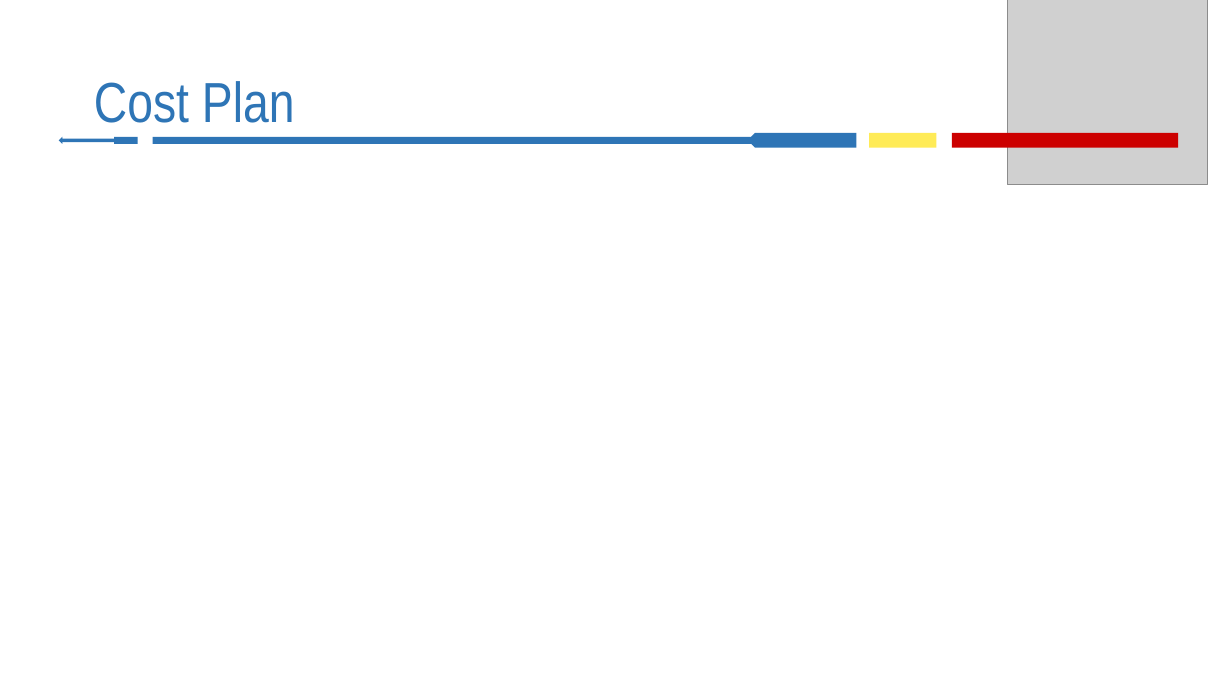
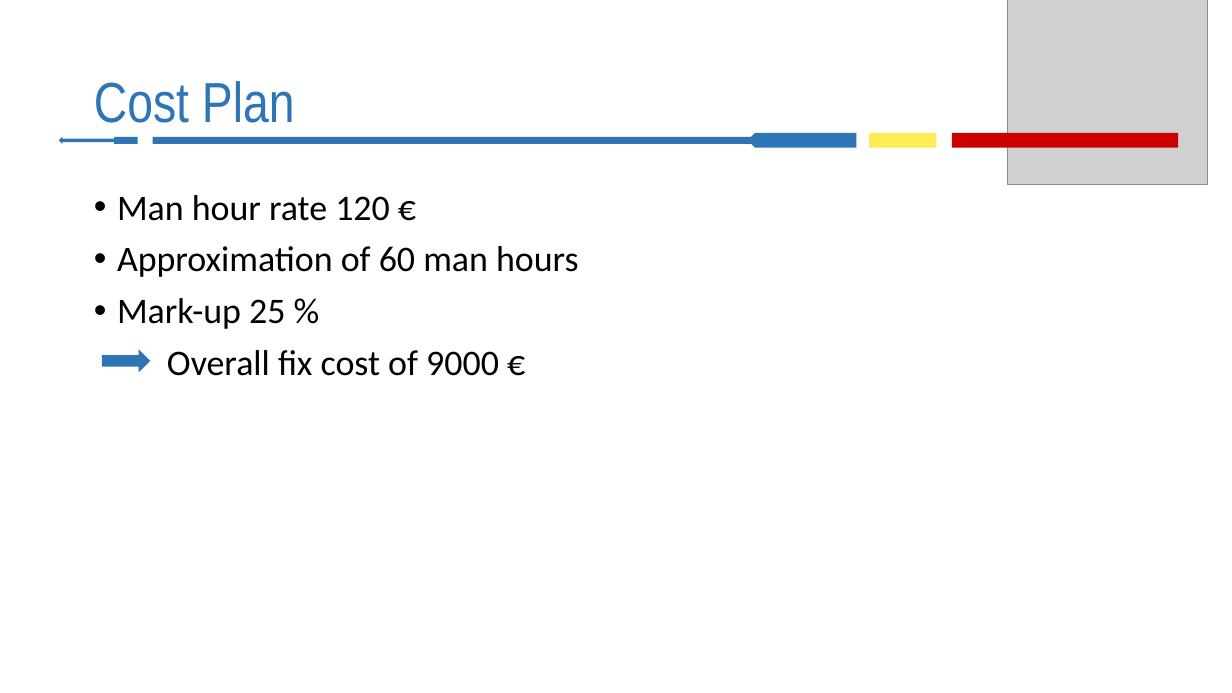
Before and after one commit to Riesenmumpitz/crap-sms, a slide deck: slide 10 of Documents/RFP_answer.pptx. Drawn at 1232x693 pixels with LibreOffice and Linux fonts; fonts in the diff are those of the drawing; grey boxes stand for pictures. Boxes give left, top, right and bottom in pixels: in the first picture for what was removed or moved away, otherwise in the second. Text is boxed around its words. In the diff, an @@ line names an element or a change of style, - is before the commit and + after.

```diff
--- a/Documents/RFP_answer.pptx
+++ b/Documents/RFP_answer.pptx
@@ text added at (x1=117, y1=195, x2=579, y2=376), 28 pt, text #000000 @@
+• Man hour rate 120 €
+• Approximation of 60 man hours
+• Mark-up 25 %
+Overall fix cost of 9000 €
@@ right arrow added at (x1=103, y1=351, x2=150, y2=372), fill #2E75B6, outline #2E75B6 1 pt @@
```
Also in this commit, not shown: 3 other slides changed, 1 other file.
